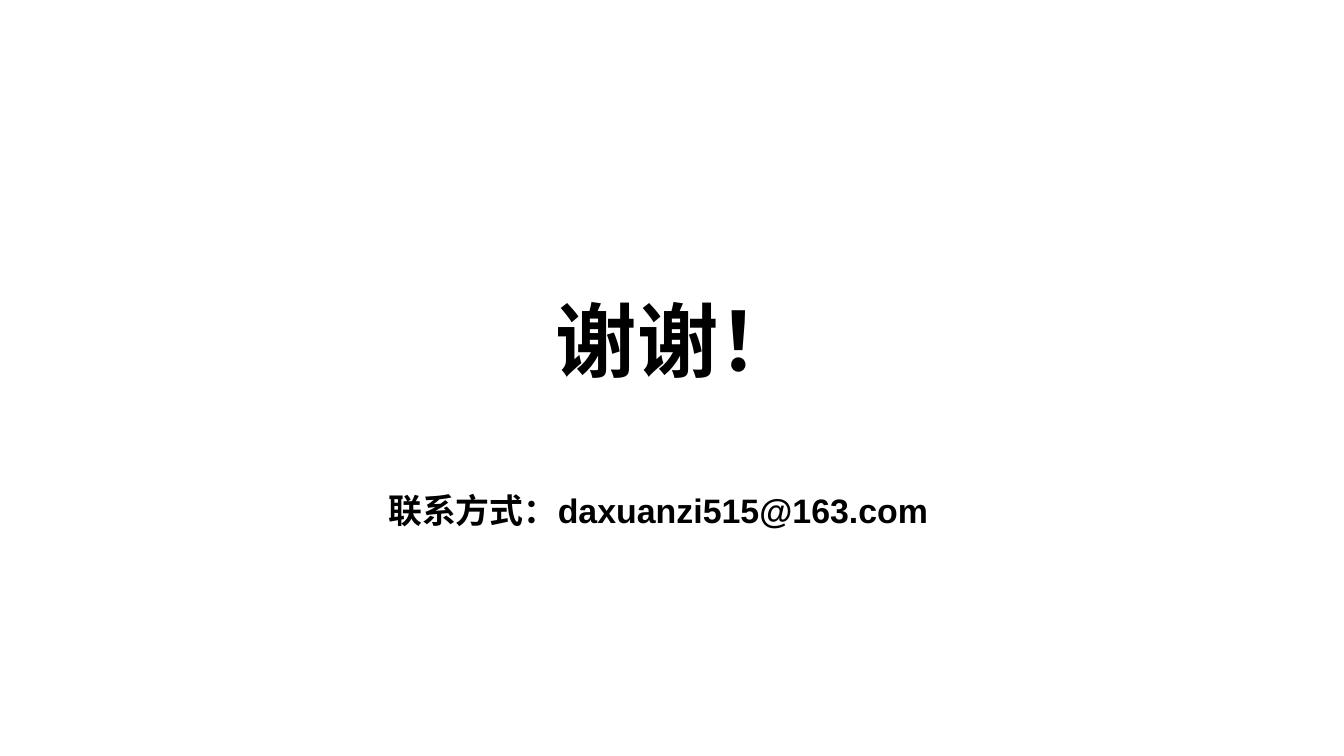
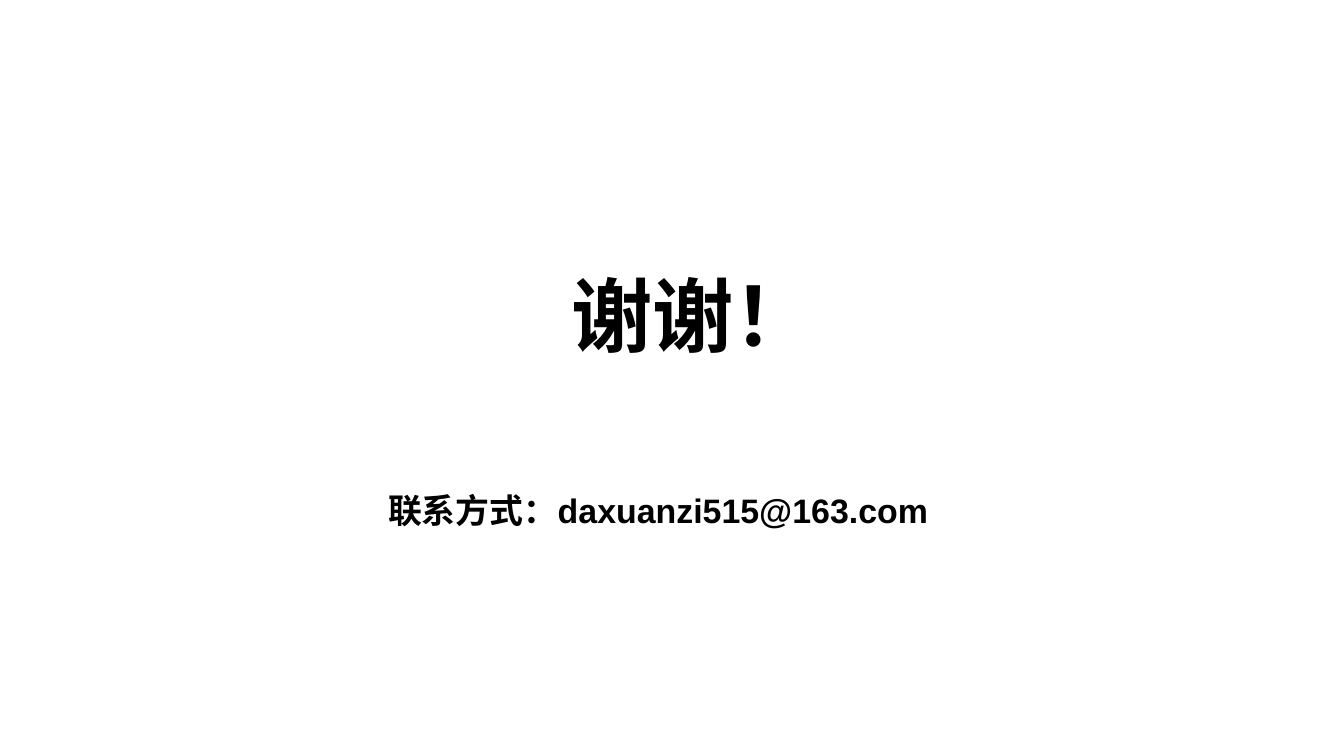
Before and after one commit to Noah4Puppy/LogParserX, a slide deck: slide 12 of refs/docs/LogParserX-initial Presentation.pptx (slide 10 before the commit). Drawn at 1344x756 pixels with LibreOffice and Linux fonts; fonts in the diff are those of the drawing. Boxes give left, top, right and bottom in pixels: in the first picture for what was removed or moved away, otherwise in the second. Text is boxed around its words. In the diff, an @@ line names an element or a change of style, - is before the commit and + after.

```diff
--- a/refs/docs/LogParserX-initial Presentation.pptx
+++ b/refs/docs/LogParserX-initial Presentation.pptx
@@ text "谢谢！": place and size @@
-text "谢谢！" at bbox=[556, 302, 800, 378]
+text "谢谢！" at bbox=[571, 277, 815, 353]
```
Also in this commit, not shown: 6 other slides changed, 2 slides added.
